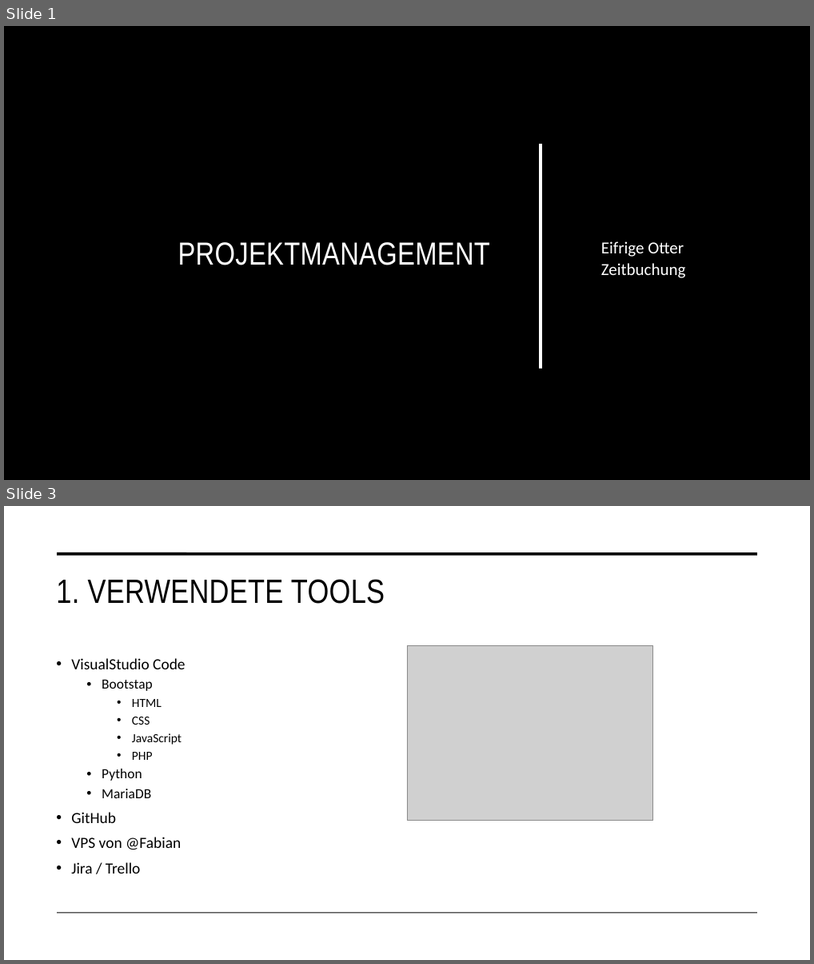
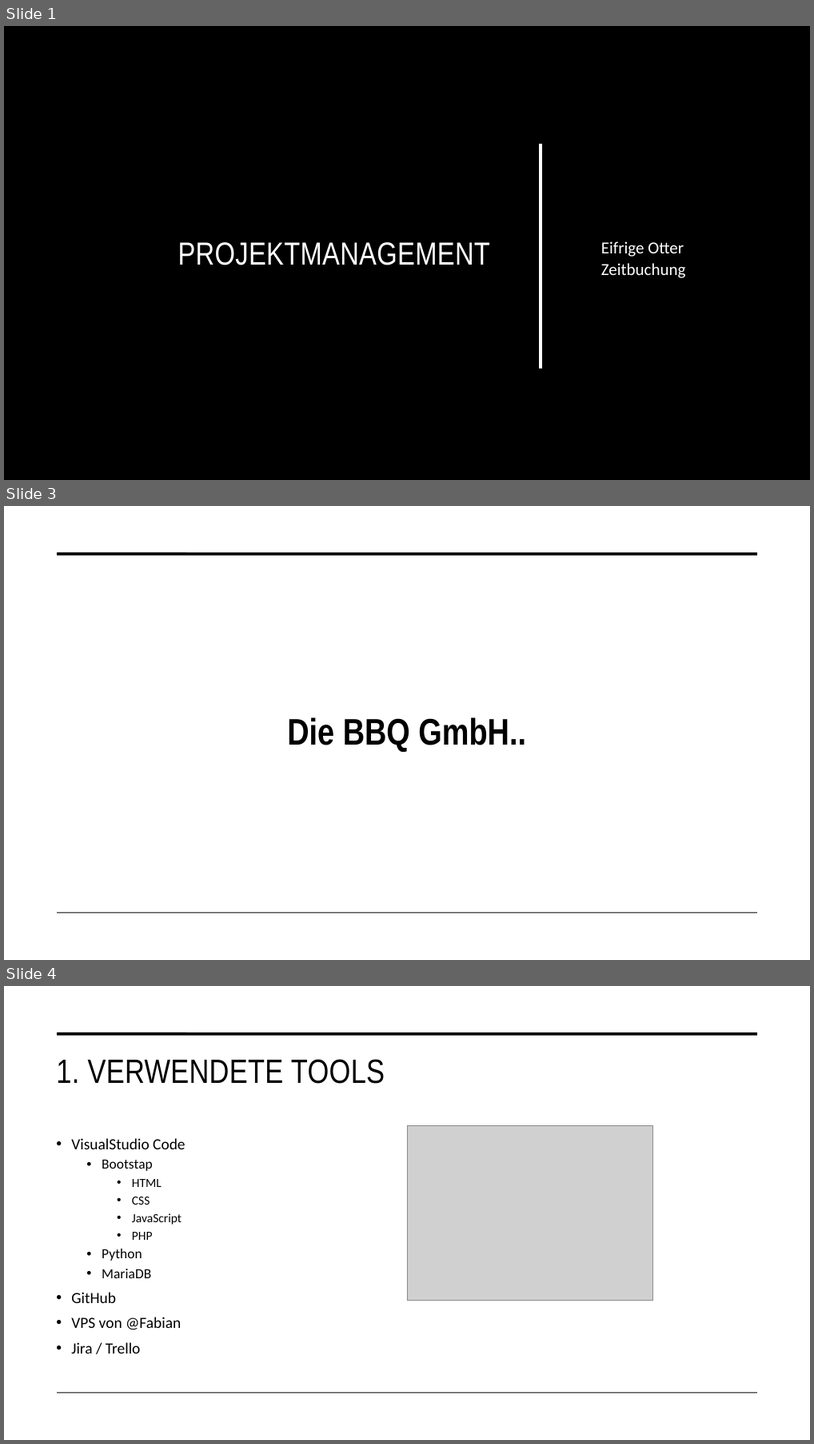
Before and after one commit to malu254/Eifrige-Otter-PM, a slide deck: Abgabe/Dokumentation/Präsentation.pptx. Shown one above the other, each under a label of ours: slides 1 and 3 before the commit, slides 1, 3 and 4 after it; the slides between them are not shown. The pictures are 814x964 and 814x1444 pixels, drawn with LibreOffice and Linux fonts; fonts in the diff are those of the drawing; grey boxes stand for pictures; background and template pictures are left out. Boxes give left, top, right and bottom in pixels: in the first picture for what was removed or moved away, otherwise in the second. Text is boxed around its words. In the diff, an @@ line names an element or a change of style, - is before the commit and + after.

```diff
--- a/Abgabe/Dokumentation/Präsentation.pptx
+++ b/Abgabe/Dokumentation/Präsentation.pptx
@@ slide 3 added at (x1=4, y1=506, x2=810, y2=960), background #FFFFFF; not listed: 2 template elements that a slide beside it also shows @@
@@ title added at (x1=287, y1=717, x2=526, y2=752), 44 pt, text #000000, bold @@
+Die BBQ GmbH..
@@ what was slide 3 is now slide 4 @@
```
Also in this commit, not shown: 2 slides changed, 2 other files.
